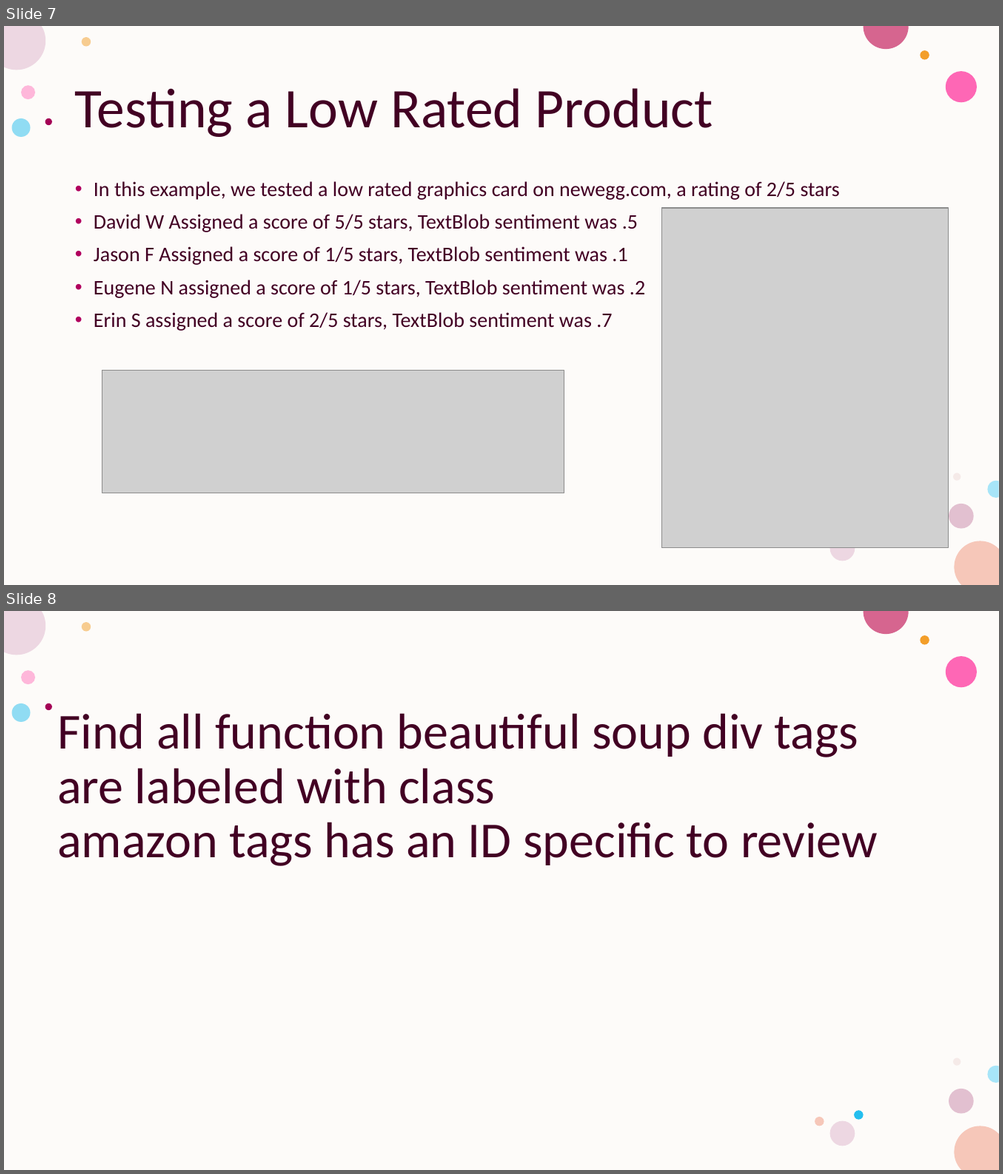
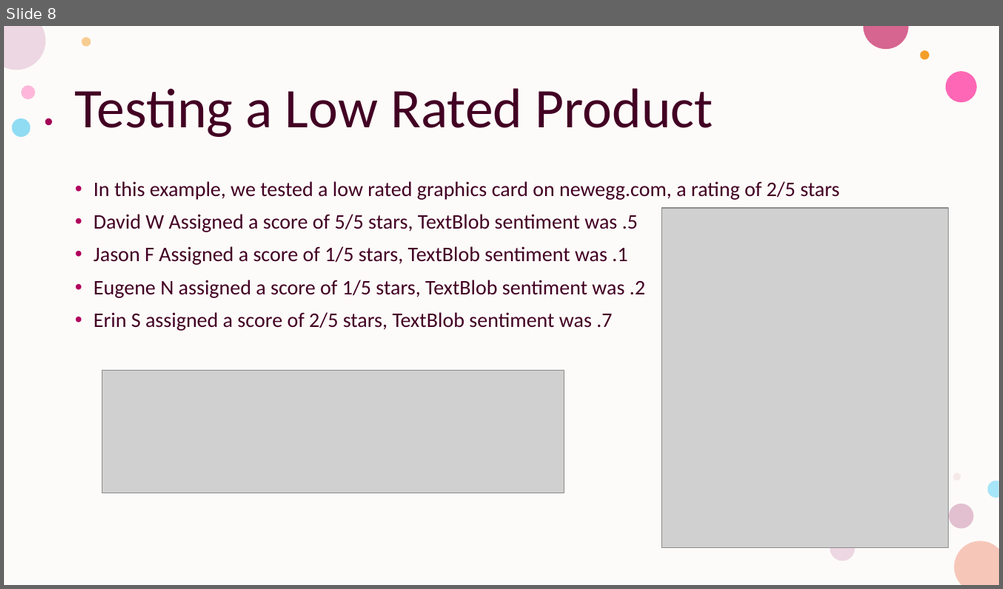
Before and after one commit to AriKaminski/PythonGrp, a slide deck: SentimentAnalysisProj.pptx. Shown one above the other, each under a label of ours: slides 7 and 8 before the commit, slide 8 after it. The pictures are 1003x1174 and 1003x589 pixels, drawn with LibreOffice and Linux fonts; fonts in the diff are those of the drawing; grey boxes stand for pictures. Boxes give left, top, right and bottom in pixels: in the first picture for what was removed or moved away, otherwise in the second. Text is boxed around its words. In the diff, an @@ line names an element or a change of style, - is before the commit and + after.

Commit message:
removed NeweggAmazon added NeweggAmazonfinal
Final changes to code
NeweggFinal works for just Newegg, NeweggAmazon works for both.
Added more slides to powerpoint

```diff
--- a/SentimentAnalysisProj.pptx
+++ b/SentimentAnalysisProj.pptx
@@ slide 8 removed at bbox=[4, 611, 999, 1170], background #FFFFFF; not listed: 14 template elements that a slide beside it also shows @@
@@ title removed at bbox=[57, 713, 877, 866] @@
-Find all function beautiful soup div tags are labeled with class
-amazon tags has an ID specific to review
@@ ellipse removed at bbox=[814, 1118, 823, 1127] @@
@@ ellipse removed at bbox=[854, 1111, 862, 1120] @@
@@ what was slide 7 is now slide 8 @@
```
Also in this commit, not shown: 1 slide changed, 3 slides added, 2 other files.
